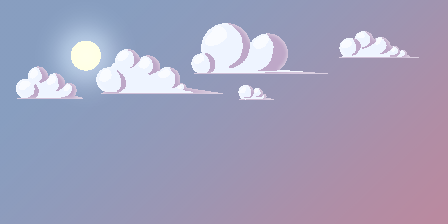
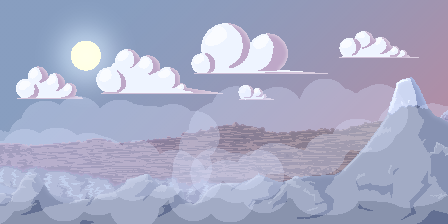
Layer changes from the first 448×224 image to the second:
showed "Calque 25" over [190, 103, 448, 215]
showed "Calque 26 Copie" over [172, 79, 408, 203]
showed "Calque 26" over [0, 96, 220, 204]
showed "Calque 23" over [0, 128, 284, 224]
showed group "Dossier 2" (5 layers) over [0, 77, 448, 224]
showed group "Dossier 1" (16 layers) over [0, 77, 448, 212]
